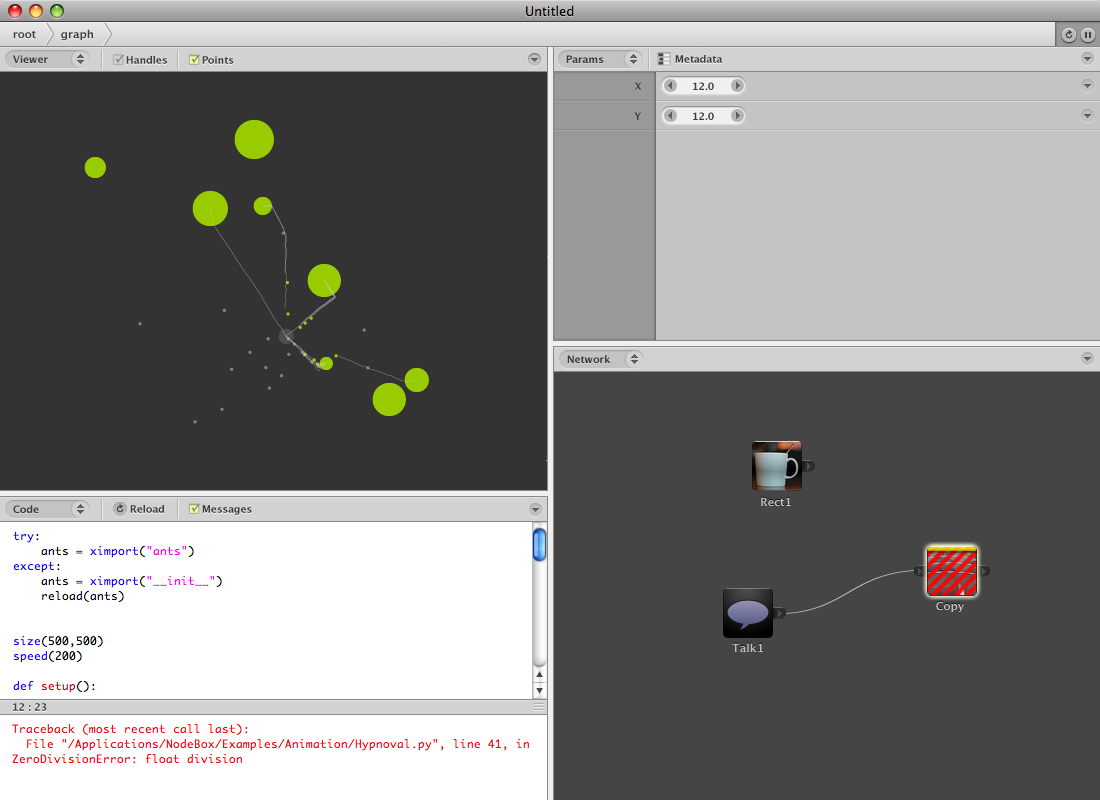
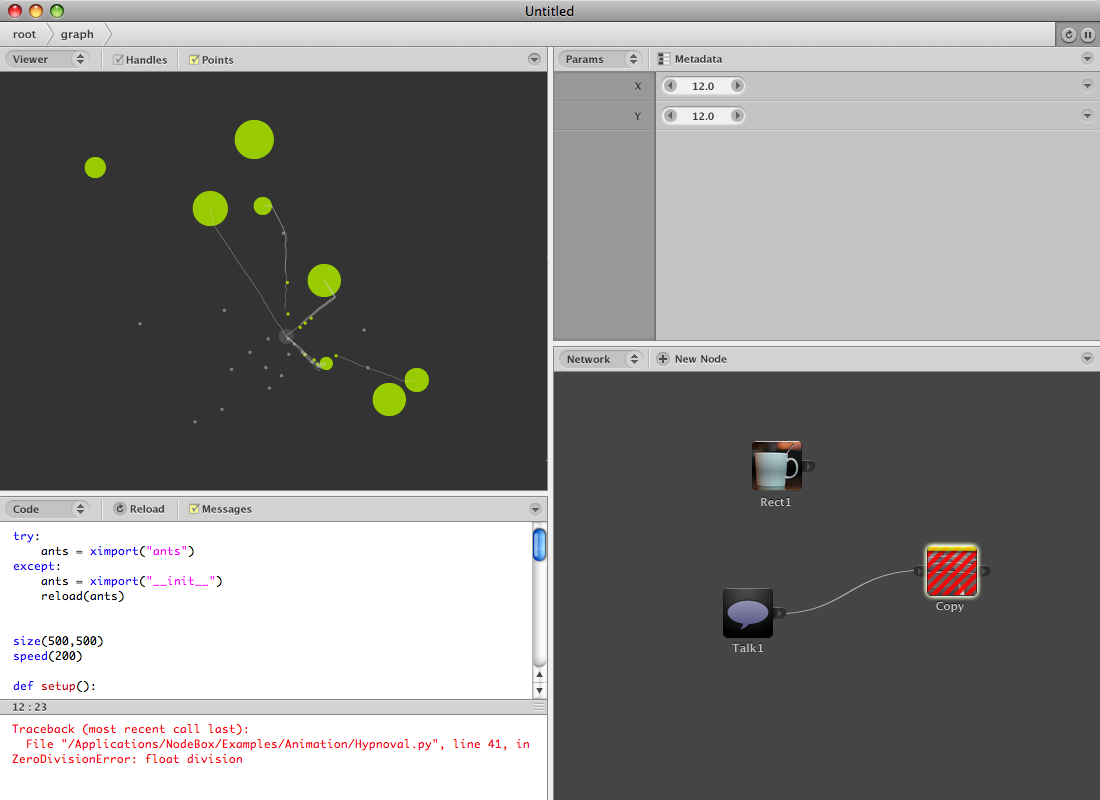
Layer changes from the first 1100 x 800 image to the second:
added group "controls" (1st of 2, in "network" › "viewbar") with 5 layers in group "viewbar" over [648, 349, 727, 370]
added group "new node" with 3 layers in group "controls" over [656, 352, 727, 366]
added layer "New Node" in group "new node" over [675, 355, 727, 363]
added layer "plus" in group "new node" over [659, 355, 667, 363]
added layer "reload copy 2" in group "new node" over [656, 352, 670, 366]
added layer "divider copy 7" in group "controls" over [648, 349, 727, 370]
